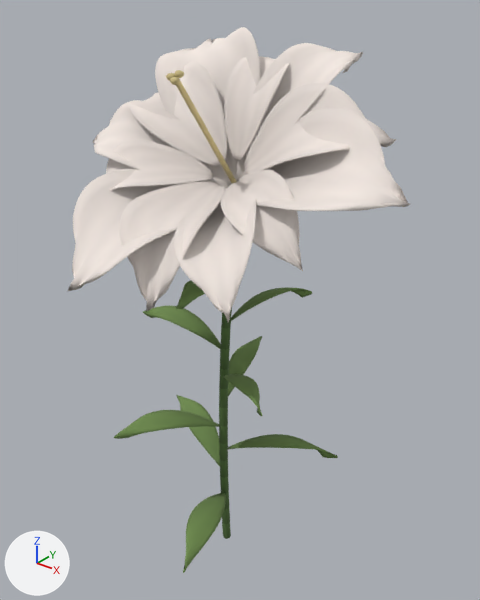
What one commit did to the glTF model www/models/flowers/true-lily-legendary-v2.glb.
The view is the same before and after, from a 50 mm lens placed at (1.48, -1.76, 2.32), pointed at (0.08, 0.0, 1.23). The axes (+X, +Y, +Z) are drawn at lower left. The lights are the same throughout. The picture after the commit comes second. Vertices at exactly the same position are counted once.

Objects in the first picture: 'true-lily-legendary-v2-center', 'true-lily-legendary-v2-leaf', 'true-lily-legendary-v2-petal', 'true-lily-legendary-v2-stem'.
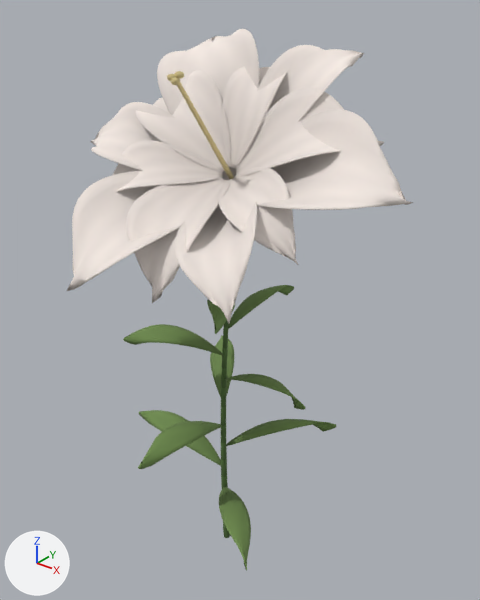
Patch to the scene script:
```diff
--- a/www/models/flowers/true-lily-legendary-v2.glb.py
+++ b/www/models/flowers/true-lily-legendary-v2.glb.py
@@ me_true_lily_legendary_v2_petal @@
-me_true_lily_legendary_v2_petal.from_pydata(...)  # 6600 vertices, 13152 faces; spans x -0.54..0.725, y -0.566..0.378, z 1.384..2.164
+me_true_lily_legendary_v2_petal.from_pydata(...)  # 6600 vertices, 13152 faces; spans x -0.547..0.729, y -0.562..0.376, z 1.393..2.158
+# me_true_lily_legendary_v2_petal part 1: 6600 of 6600 vertices moved; they spanned x -0.54..0.725, y -0.566..0.378, z 1.384..2.164 and now span x -0.547..0.729, y -0.562..0.376, z 1.393..2.158; mean shift (0.0, 0.005, -0.005)
 me_true_lily_legendary_v2_petal.materials.append(mat_true_lily_petal_004)
@@ me_true_lily_legendary_v2_leaf @@
-me_true_lily_legendary_v2_leaf.from_pydata(...)  # 2754 vertices, 5472 faces; spans x -0.469..0.463, y -0.508..0.391, z 0.266..1.371
+me_true_lily_legendary_v2_leaf.from_pydata(...)  # 2430 vertices, 4824 faces; spans x -0.504..0.431, y -0.487..0.348, z 0.299..1.321
+# me_true_lily_legendary_v2_leaf part 2: the loose piece of 306 vertices spanning x 0.0..0.219, y -0.508..-0.011, z 0.266..0.398 is rebuilt with 270 vertices and now spans x 0.0..0.402, y -0.365..-0.012, z 0.299..0.419
+# me_true_lily_legendary_v2_leaf part 3: the loose piece of 306 vertices spanning x -0.109..0.018, y -0.026..0.391, z 0.753..0.884 is rebuilt with 270 vertices and now spans x -0.279..0.013, y -0.027..0.308, z 0.751..0.87
+# me_true_lily_legendary_v2_leaf part 4: the loose piece of 306 vertices spanning x 0.004..0.463, y -0.023..0.144, z 0.509..0.641 is rebuilt with 270 vertices and now spans x 0.004..0.35, y -0.023..0.322, z 0.525..0.645
+# me_true_lily_legendary_v2_leaf part 5: a new loose piece of 270 vertices spanning x -0.504..0.004, y -0.083..0.03, z 0.412..0.532, in mat_true_lily_leaf_004
+# me_true_lily_legendary_v2_leaf part 6: a new loose piece of 270 vertices spanning x -0.054..0.054, y -0.487..-0.023, z 0.638..0.757, in mat_true_lily_leaf_004
+# me_true_lily_legendary_v2_leaf part 7: a new loose piece of 270 vertices spanning x 0.014..0.431, y -0.098..0.007, z 0.865..0.983, in mat_true_lily_leaf_004
+# me_true_lily_legendary_v2_leaf part 8: a new loose piece of 270 vertices spanning x -0.297..0.021, y -0.263..-0.021, z 0.978..1.095, in mat_true_lily_leaf_004
+# me_true_lily_legendary_v2_leaf part 9: a new loose piece of 270 vertices spanning x 0.002..0.107, y -0.022..0.348, z 1.091..1.208, in mat_true_lily_leaf_004
+# me_true_lily_legendary_v2_leaf part 10: a new loose piece of 270 vertices spanning x 0.027..0.223, y -0.311..-0.015, z 1.204..1.321, in mat_true_lily_leaf_004
+# me_true_lily_legendary_v2_leaf part 11: 1530 vertices removed from x -0.35..0.363, y -0.433..0.269, z 0.631..1.371
+# me_true_lily_legendary_v2_leaf part 12: 306 vertices removed from x -0.469..0.004, y -0.019..0.188, z 0.387..0.519
 me_true_lily_legendary_v2_leaf.materials.append(mat_true_lily_leaf_004)
@@ me_true_lily_legendary_v2_stem @@
-me_true_lily_legendary_v2_stem.from_pydata(...)  # 289 vertices, 288 faces; spans x -0.02..0.07, y -0.04..0.02, z 0.0..1.67
+me_true_lily_legendary_v2_stem.from_pydata(...)  # 289 vertices, 288 faces; spans x -0.01..0.06, y -0.04..0.01, z 0.0..1.67
+# me_true_lily_legendary_v2_stem part 13: 144 of 289 vertices moved; they spanned x -0.01..0.07, y -0.04..0.02, z 0.65..1.67 and now span x 0.0..0.06, y -0.04..0.01, z 0.65..1.67; mean shift (0.0, 0.0, 0.0); largest move (0.04, 0.0, 1.67) -> (0.05, 0.0, 1.67)
 me_true_lily_legendary_v2_stem.materials.append(mat_true_lily_stem_004)
```

Where the change shows, as pixel boxes [x1, y1, x2, y2] in the pictures (480 x 600 px; the box of a moved part takes in the faces that stretch with it):
'true-lily-legendary-v2-petal', reshaped
    before: [68, 27, 410, 322]
    after: [67, 28, 413, 323]
'true-lily-legendary-v2-leaf', reshaped
    before: [114, 280, 338, 573]
    after: [123, 285, 336, 571]
'true-lily-legendary-v2-stem', reshaped
    before: [219, 308, 232, 539]
    after: [221, 321, 230, 538]
part 2 of me_true_lily_legendary_v2_leaf, rebuilt (25% narrower)
    before: [183, 493, 226, 573]
    after: [219, 487, 251, 571]
part 3 of me_true_lily_legendary_v2_leaf, rebuilt
    before: [228, 336, 262, 396]
    after: [210, 335, 234, 397]
part 4 of me_true_lily_legendary_v2_leaf, rebuilt (12% taller)
    before: [227, 434, 338, 458]
    after: [226, 419, 336, 446]
part 5 of me_true_lily_legendary_v2_leaf, added (green)
    after: [138, 410, 221, 466]
part 6 of me_true_lily_legendary_v2_leaf, added (green)
    after: [138, 421, 223, 469]
part 7 of me_true_lily_legendary_v2_leaf, added (green)
    after: [225, 374, 305, 410]
part 8 of me_true_lily_legendary_v2_leaf, added (green)
    after: [123, 324, 223, 356]
part 9 of me_true_lily_legendary_v2_leaf, added (green)
    after: [228, 285, 294, 329]
part 10 of me_true_lily_legendary_v2_leaf, added
    after: [207, 299, 235, 334]
part 11 of me_true_lily_legendary_v2_leaf, deleted
    before: [114, 280, 312, 439]
part 12 of me_true_lily_legendary_v2_leaf, deleted (green)
    before: [176, 395, 220, 466]
part 13 of me_true_lily_legendary_v2_stem, moved or reshaped
    before: [219, 308, 232, 444]
    after: [221, 321, 229, 443]
